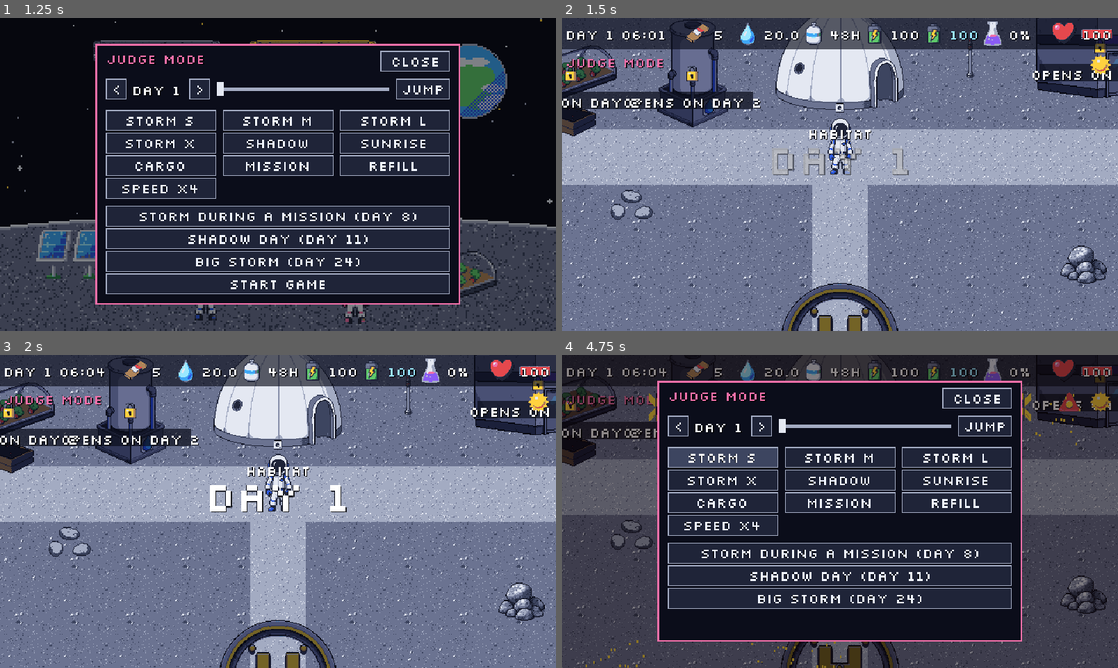
Above: before the commit, frames 1-4 (two rows, left to right).
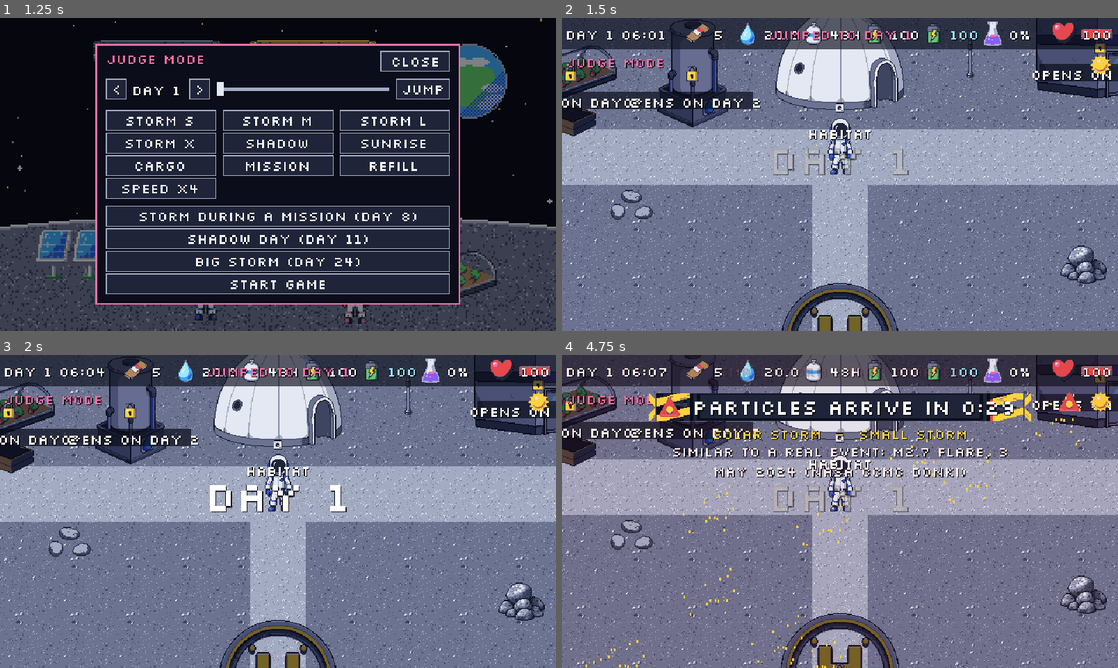
Above: after the commit, the same moments.

Repository: me-AMM/Wings-of-wax
Game: Godot game, scene res://scenes/Title.tscn
Two runs of this game, one before a commit and one after it. Both use one fixed random seed, a clock stepped at 60 frames per second and the inputs below.
Inputs (mouse positions are in pixels of both pictures, inside the frame that each line leads up to):
- Up to frame 1 (1.25 s): click "Judge mode" at 0.5 s
- Up to frame 2 (1.5 s): click "Jump" at 1.25 s
- Up to frame 3 (2 s): no input
- Up to frame 4 (4.75 s): tap Enter at 2 s; move the mouse to (962, 495) at 2.02 s; hold Right (move_right) 2.03-2.75 s; hold E (interact) 2.03-2.75 s; click (962, 495) at 2.17 s; tap Space at 2.27, 3.77 s; tap J at 2.3, 3.6 s; click "Jump" at 2.75 s; move the mouse to (728, 527) at 3.52 s; hold Down (move_down) 3.53-4.25 s; click (728, 527) at 3.67 s; tap E (interact) at 3.8 s; click "Storm S" at 4.25 s

Frame 1 is identical in both runs. In frame 2, 0.3% of the frame differs, in the area x 37-63%, y 4-8%; in frame 3, 0.3%; in frame 4, 94%, in the area x 0-100%, y 0-100%.
Error before the commit: Cannot call method 'get_nodes_in_group' on a null value. (res://scripts/outpost.gd:139)

Commit message:
B2: Judge panel repair - every button closes the panel, acts and toasts; layer 100; mouse filters; judge_check for Title/Outpost/Mission
Co-Authored-By: Claude Sonnet 5.5 <noreply@anthropic.com>

Diff:
--- a/data/text.json
+++ b/data/text.json
@@ -141,7 +141,18 @@
     "extraction_skip": "E: skip",
     "mission_failed_banner": "MISSION FAILED - samples lost",
     "opens_during_storm": "Opens during a storm",
-    "shelter_closed": "The shelter only opens during a storm."
+    "shelter_closed": "The shelter only opens during a storm.",
+    "judge_t_jump": "Jumped to day %d",
+    "judge_t_storm": "%s storm started",
+    "judge_t_shadow": "Shadow started",
+    "judge_t_sunrise": "Sunrise: shadow over",
+    "judge_t_cargo": "Cargo lander landed",
+    "judge_t_mission": "Mission started",
+    "judge_t_refill": "Everything refilled",
+    "judge_t_speed_on": "Speed x4 ON",
+    "judge_t_speed_off": "Speed x4 OFF",
+    "judge_t_preset": "Preset: %s",
+    "judge_t_start": "Judge game started"
   },
   "notices": {
     "cargo_tomorrow": "Cargo lander arrives tomorrow at 07:00.",
--- a/scripts/hud.gd
+++ b/scripts/hud.gd
@@ -135,6 +135,7 @@
 	fade_rect.modulate.a = 0.0
 	fade_rect.mouse_filter = Control.MOUSE_FILTER_IGNORE
 	root.add_child(fade_rect)
+	UIKit.ignore_mouse(root)
 
 func _icon(icon_name: String, pos: Vector2, parent: Control) -> TextureRect:
 	var ic := UIKit.icon(icon_name, 32)       # 32x32 derived icon, shown 1:1
--- a/scripts/judge.gd
+++ b/scripts/judge.gd
@@ -4,6 +4,9 @@
 # While judge_mode is on, press J in any scene to open the panel.
 
 var panel: Node = null
+var last_toast := ""              # the last confirmation shown (judge_check reads it)
+var _toast_layer: CanvasLayer
+var _toast_label: Label
 
 func _unhandled_input(e: InputEvent) -> void:
 	if GameState.judge_mode and e is InputEventKey and e.pressed and not e.echo and e.keycode == KEY_J:
@@ -92,3 +95,22 @@
 	GameState.advance(1.2)          # 07:00: the cargo lander touches down
 	GameState.collect_cargo()
 	start_mission()
+
+# Confirmation message for every Judge button ("Jumped to day 8", "Medium storm started"). Lives in this autoload so it
+# works in every scene (Title, Outpost, Mission).
+func toast(text: String) -> void:
+	last_toast = text
+	if _toast_layer == null:
+		_toast_layer = CanvasLayer.new()
+		_toast_layer.layer = 110
+		add_child(_toast_layer)
+		_toast_label = UIKit.world_label("", 16, Color("F06FA8"))
+		_toast_label.position = Vector2(0, 8)
+		_toast_label.size = Vector2(640, 24)
+		_toast_label.horizontal_alignment = HORIZONTAL_ALIGNMENT_CENTER
+		_toast_layer.add_child(_toast_label)
+	_toast_label.text = text
+	_toast_label.modulate.a = 1.0
+	var tw := create_tween()
+	tw.tween_interval(1.5)
+	tw.tween_property(_toast_label, "modulate:a", 0.0, 0.5)
--- a/scripts/judge_panel.gd
+++ b/scripts/judge_panel.gd
@@ -15,8 +15,9 @@
 
 func _ready() -> void:
 	super._ready()
-	layer = 30
+	layer = 100                       # above every other UI layer
 	scale = Vector2(1, 1)
+	process_mode = Node.PROCESS_MODE_ALWAYS
 	var root := Control.new()
 	add_child(root)
 	var dim := ColorRect.new()
@@ -79,30 +80,35 @@
 	day_slider.value_changed.connect(func(_v): _refresh())
 	root.add_child(day_slider)
 	var jump := _btn(Text.t("ui.judge_jump"), Vector2(ox + PW - M - 62, y), Vector2(62, 24))
-	jump.pressed.connect(func(): _do(func(): Judge.jump_to_day(int(day_slider.value)); Judge.go_outpost()))
+	jump.pressed.connect(func():
+		var d := int(day_slider.value)
+		_act(func(): Judge.jump_to_day(d); Judge.go_outpost(), Text.t("ui.judge_t_jump") % d))
 	root.add_child(jump)
-	# 3-column grid of buttons
+	# 3-column grid of buttons. Every button closes the panel (so you SEE the effect) and shows a confirmation toast.
 	var cw := (PW - 2 * M - 16.0) / 3.0
+	var sizes := {"small": Text.t("storm_names.small"), "medium": Text.t("storm_names.medium"), "large": Text.t("storm_names.large"), "finale": Text.t("storm_names.finale")}
 	var items := [
-		[Text.t("ui.judge_storm_small"), func(): Judge.trigger_storm("small"), true],
-		[Text.t("ui.judge_storm_medium"), func(): Judge.trigger_storm("medium"), true],
-		[Text.t("ui.judge_storm_large"), func(): Judge.trigger_storm("large"), true],
-		[Text.t("ui.judge_storm_finale"), func(): Judge.trigger_storm("finale"), true],
-		[Text.t("ui.judge_shadow"), func(): Judge.start_shadow(), true],
-		[Text.t("ui.judge_end_shadow"), func(): Judge.end_shadow(), true],
-		[Text.t("ui.judge_land"), func(): Judge.land_cargo(), true],
-		[Text.t("ui.judge_mission"), func(): Judge.start_mission(), false],
-		[Text.t("ui.judge_refill"), func(): Judge.refill_all(), true],
-		[Text.t("ui.judge_speed"), func(): Judge.toggle_speed(), true]]
+		[Text.t("ui.judge_storm_small"), func(): Judge.trigger_storm("small"), Text.t("ui.judge_t_storm") % sizes["small"]],
+		[Text.t("ui.judge_storm_medium"), func(): Judge.trigger_storm("medium"), Text.t("ui.judge_t_storm") % sizes["medium"]],
+		[Text.t("ui.judge_storm_large"), func(): Judge.trigger_storm("large"), Text.t("ui.judge_t_storm") % sizes["large"]],
+		[Text.t("ui.judge_storm_finale"), func(): Judge.trigger_storm("finale"), Text.t("ui.judge_t_storm") % sizes["finale"]],
+		[Text.t("ui.judge_shadow"), func(): Judge.start_shadow(), Text.t("ui.judge_t_shadow")],
+		[Text.t("ui.judge_end_shadow"), func(): Judge.end_shadow(), Text.t("ui.judge_t_sunrise")],
+		[Text.t("ui.judge_land"), func(): Judge.land_cargo(), Text.t("ui.judge_t_cargo")],
+		[Text.t("ui.judge_mission"), func(): Judge.start_mission(), Text.t("ui.judge_t_mission")],
+		[Text.t("ui.judge_refill"), func(): Judge.refill_all(), Text.t("ui.judge_t_refill")],
+		[Text.t("ui.judge_speed"), null, ""]]
 	var gy := y + 36.0
 	for i in items.size():
 		var b := _btn(items[i][0], Vector2(ox + M + (i % 3) * (cw + 8.0), gy + (i / 3) * 26.0), Vector2(cw, 24))
-		var cb: Callable = items[i][1]
-		var close_first: bool = items[i][2]
-		if i == 9:
-			b.toggle_mode = true
-			b.button_pressed = GameState.time_scale > 1.0
-		b.pressed.connect(func(): cb.call() if (i == 9 or close_first) else _do(cb))
+		if items[i][1] == null:                         # Speed x4 toggles and keeps the panel open
+			b.pressed.connect(func():
+				var on := Judge.toggle_speed()
+				Judge.toast(Text.t("ui.judge_t_speed_on") if on else Text.t("ui.judge_t_speed_off")))
+		else:
+			var cb: Callable = items[i][1]
+			var msg: String = items[i][2]
+			b.pressed.connect(func(): _act(cb, msg))
 		root.add_child(b)
 	# presets: full width
 	var py := gy + 4 * 26.0 + 6.0
@@ -113,11 +119,12 @@
 	for i in 3:
 		var b := _btn(presets[i][0], Vector2(ox + M, py + i * 26.0), Vector2(PW - 2 * M, 24))
 		var cb: Callable = presets[i][1]
-		b.pressed.connect(func(): _do(cb))
+		var msg: String = Text.t("ui.judge_t_preset") % presets[i][0]
+		b.pressed.connect(func(): _act(cb, msg))
 		root.add_child(b)
 	if from_title:
 		var start := _btn(Text.t("ui.judge_start_game"), Vector2(ox + M, py + 3 * 26.0), Vector2(PW - 2 * M, 24))
-		start.pressed.connect(func(): _do(func(): Judge.go_outpost()))
+		start.pressed.connect(func(): _act(func(): Judge.go_outpost(), Text.t("ui.judge_t_start")))
 		root.add_child(start)
 	_refresh()
 	day_slider.grab_focus()
@@ -125,10 +132,11 @@
 func _refresh() -> void:
 	day_label.text = "%s %d" % [Text.t("ui.judge_day_label"), int(day_slider.value)]
 
-# Run an action, closing the panel first (so scene changes start clean).
-func _do(cb: Callable) -> void:
+# Close the panel, run the action, confirm with a toast (Judge autoload: works in every scene).
+func _act(cb: Callable, msg: String) -> void:
 	close_modal()
 	cb.call()
+	Judge.toast(msg)
 
 func _unhandled_input(e: InputEvent) -> void:
 	if ready_for_input() and e is InputEventKey and e.pressed and e.keycode == KEY_ESCAPE:
--- a/scripts/outpost.gd
+++ b/scripts/outpost.gd
@@ -136,6 +136,8 @@
 
 # ------------------------------------------------------------------ visuals follow the state
 func _refresh_visuals() -> void:
+	if not is_inside_tree():
+		return
 	for it in get_tree().get_nodes_in_group("interactable"):
 		var sp: Sprite2D = it.get_node_or_null("Sprite2D")
 		if sp == null:
--- a/scripts/storm_warning.gd
+++ b/scripts/storm_warning.gd
@@ -74,6 +74,7 @@
 	result_label.horizontal_alignment = HORIZONTAL_ALIGNMENT_CENTER
 	result_label.autowrap_mode = TextServer.AUTOWRAP_WORD_SMART
 	root.add_child(result_label)
+	UIKit.ignore_mouse(root)
 	GameState.event.connect(_on_event)
 	_set_shown(false)
 	if GameState.storm_state == "warning":      # scene changed while a storm was coming
--- a/scripts/ui_kit.gd
+++ b/scripts/ui_kit.gd
@@ -80,6 +80,13 @@
 	n.mouse_filter = Control.MOUSE_FILTER_IGNORE
 	return n
 
+# Make a node and all its children ignore the mouse (HUD, storm panel, banners must never swallow clicks).
+static func ignore_mouse(n: Node) -> void:
+	if n is Control:
+		n.mouse_filter = Control.MOUSE_FILTER_IGNORE
+	for c in n.get_children():
+		ignore_mouse(c)
+
 static func dim(alpha: float = 0.45) -> ColorRect:
 	var c := ColorRect.new()
 	c.color = Color(0.02, 0.03, 0.08, alpha)
--- /dev/null
+++ b/tools/judge_check.gd
@@ -0,0 +1,185 @@
+extends Node
+# Headless Judge panel check:  godot --headless --path . res://tools/judge_check.tscn
+# For EVERY panel button, in each host scene (Title, Outpost, Mission): the real mouse hits the button (nothing swallows
+# clicks) and button.pressed.emit() has the expected effect. Prints a table.
+var fails := 0
+var rows: Array = []
+var host_scene: Node = null
+
+func record(host: String, button: String, ok: bool, note: String) -> void:
+	if not ok:
+		fails += 1
+	rows.append("%-8s %-12s %-5s %s" % [host, button, "ok" if ok else "FAIL", note])
+
+func wait_scene(scene_name: String, timeout_s: float) -> bool:
+	var t := 0.0
+	while t < timeout_s:
+		var cs := get_tree().current_scene
+		if cs != null and cs.name == scene_name:
+			return true
+		await get_tree().process_frame
+		t += get_process_delta_time() / maxf(Engine.time_scale, 0.001)
+	return false
+
+func frames(n: int = 3) -> void:
+	for i in n:
+		await get_tree().process_frame
+
+func fresh(host: String, day: int = 3) -> Node:
+	if host_scene != null and is_instance_valid(host_scene):
+		host_scene.queue_free()
+	if Judge.panel != null and is_instance_valid(Judge.panel):
+		Judge.panel.queue_free()
+	GameState.new_game()
+	GameState.auto_endings = false
+	GameState.judge_mode = true
+	GameState.day = day
+	GameState._start_day(false)
+	GameState.mission_kind = "rock"
+	GameState.card_queue.clear()
+	Engine.time_scale = 4.0
+	host_scene = load("res://scenes/%s.tscn" % host).instantiate()
+	add_child(host_scene)
+	return host_scene
+
+func open_panel(host: String) -> Node:
+	await frames(3)
+	Judge.open_panel(host == "Title")
+	await frames(3)
+	return Judge.panel
+
+func find_button(panel: Node, text: String) -> Button:
+	for b in panel.find_children("*", "Button", true, false):
+		if b.text == text:
+			return b
+	return null
+
+func _ready() -> void:
+	await get_tree().process_frame
+	for host in ["Title", "Outpost", "Mission"]:
+		await check_host(host)
+	print("host     button       res   note")
+	for r in rows:
+		print(r)
+	print("judge_check FAILS: ", fails)
+	Engine.time_scale = 1.0
+	get_tree().quit(1 if fails > 0 else 0)
+
+# One button at a time, always from a fresh host scene.
+func check_host(host: String) -> void:
+	var names := ["<", ">", "Jump", "Storm S", "Storm M", "Storm L", "Storm X", "Shadow", "Sunrise", "Cargo", "Mission", "Refill", "Speed x4",
+		Text.t("ui.judge_preset_storm_mission"), Text.t("ui.judge_preset_shadow"), Text.t("ui.judge_preset_big_storm"), "Close"]
+	if host == "Title":
+		names.append("Start game")
+	for nm in names:
+		fresh(host)
+		var panel = await open_panel(host)
+		var b := find_button(panel, nm)
+		if b == null:
+			record(host, nm, false, "button not found")
+			continue
+		# 1. the real mouse must reach this button (no full-screen Control swallowing clicks)
+		var center: Vector2 = b.get_global_rect().get_center()
+		var ev := InputEventMouseMotion.new()
+		ev.position = center
+		ev.global_position = center
+		get_viewport().push_input(ev)
+		await frames(2)
+		var hov := get_viewport().gui_get_hovered_control()
+		var reach := hov == b
+		# 2. press it and assert the effect
+		var note := await press_and_assert(host, nm, b, panel)
+		record(host, nm, note == "" and reach, ("mouse blocked by " + (hov.name if hov else "nothing") + " " if not reach else "") + note)
+	if host_scene != null and is_instance_valid(host_scene):
+		host_scene.queue_free()
+	await frames(2)
+
+# Returns "" when the effect is right, otherwise a message.
+func press_and_assert(host: String, nm: String, b: Button, panel: Node) -> String:
+	var slider: HSlider = panel.day_slider
+	match nm:
+		"Jump":
+			slider.value = 8
+			b.pressed.emit()
+			await frames(2)
+			var snap: Dictionary = Config.load_json("res://data/day_snapshots.json")["8"]
+			if GameState.day != 8 or absf(GameState.water - float(snap["water"])) > 0.01 or GameState.meals_left() != int(snap["rations"]) + int(snap["radish_meals"]):
+				return "day %d water %.1f (want 8 / %.1f)" % [GameState.day, GameState.water, snap["water"]]
+			if not await wait_scene("Outpost", 5.0):
+				return "did not open the Outpost"
+		"<", ">":
+			slider.value = 10
+			b.pressed.emit()
+			if int(slider.value) != (9 if nm == "<" else 11):
+				return "slider is %d" % int(slider.value)
+		"Storm S", "Storm M", "Storm L", "Storm X":
+			b.pressed.emit()
+			await frames(2)
+			var want: String = {"Storm S": "small", "Storm M": "medium", "Storm L": "large", "Storm X": "finale"}[nm]
+			if GameState.storm_state != "warning" or GameState.storm_size != want:
+				return "storm state %s size %s" % [GameState.storm_state, GameState.storm_size]
+		"Shadow":
+			b.pressed.emit()
+			await frames(2)
+			if not GameState.in_shadow:
+				return "shadow not on"
+		"Sunrise":
+			GameState.start_shadow()
+			b.pressed.emit()
+			await frames(2)
+			if GameState.in_shadow:
+				return "shadow still on"
+		"Cargo":
+			var d0: float = GameState.dust[0]
+			b.pressed.emit()
+			await frames(2)
+			if GameState.cargo_waiting.is_empty() or GameState.dust[0] <= d0:
+				return "no cargo / dust"
+		"Mission":
+			b.pressed.emit()
+			if not await wait_scene("Mission", 5.0):
+				return "Mission scene did not open"
+		"Refill":
+			GameState.health = 20.0
+			GameState.water = 5.0
+			GameState.oxygen_h = 5.0
+			GameState.base_pack = 5.0
+			GameState.spare_pack = 5.0
+			b.pressed.emit()
+			await frames(2)
+			if GameState.health < 100.0 or GameState.water < 40.0 or GameState.oxygen_h < 48.0 or GameState.base_pack < 100.0 or GameState.spare_pack < 100.0:
+				return "not refilled"
+		"Speed x4":
+			b.pressed.emit()
+			await frames(2)
+			var first := GameState.time_scale
+			b.pressed.emit()
+			await frames(2)
+			if first != 4.0 or GameState.time_scale != 1.0:
+				return "time scale %s then %s" % [first, GameState.time_scale]
+		"Close":
+			b.pressed.emit()
+			await frames(3)
+			if Judge.panel != null and is_instance_valid(Judge.panel) and not Judge.panel.is_queued_for_deletion():
+				return "panel still open"
+		"Start game":
+			b.pressed.emit()
+			if not await wait_scene("Outpost", 5.0):
+				return "did not start the game"
+		_:
+			# presets
+			b.pressed.emit()
+			await frames(2)
+			if nm == Text.t("ui.judge_preset_storm_mission"):
+				if GameState.day != 8 or not await wait_scene("Mission", 5.0) or GameState.mission_kind != "ice":
+					return "day %d kind %s" % [GameState.day, GameState.mission_kind]
+			elif nm == Text.t("ui.judge_preset_shadow"):
+				if GameState.day != 11 or not GameState.in_shadow or not await wait_scene("Outpost", 5.0):
+					return "day %d shadow %s" % [GameState.day, GameState.in_shadow]
+			else:
+				if GameState.day != 24 or not await wait_scene("Mission", 5.0) or GameState.mission_kind != "ice":
+					return "day %d kind %s" % [GameState.day, GameState.mission_kind]
+	# every button must have shown a toast
+	if nm not in ["<", ">", "Close"] and Judge.last_toast == "":
+		return "no toast shown"
+	return ""
--- /dev/null
+++ b/tools/judge_check.tscn
@@ -0,0 +1,6 @@
+[gd_scene load_steps=2 format=3]
+
+[ext_resource type="Script" path="res://tools/judge_launch.gd" id="1"]
+
+[node name="L" type="Node"]
+script = ExtResource("1")
--- /dev/null
+++ b/tools/judge_launch.gd
@@ -0,0 +1,6 @@
+extends Node
+# Starts judge_check.gd on the root so it survives scene changes.
+func _ready() -> void:
+	var n := Node.new()
+	n.set_script(load("res://tools/judge_check.gd"))
+	get_tree().root.add_child.call_deferred(n)
Not shown, added: tools/judge_check.gd.uid
Not shown, added: tools/judge_launch.gd.uid
